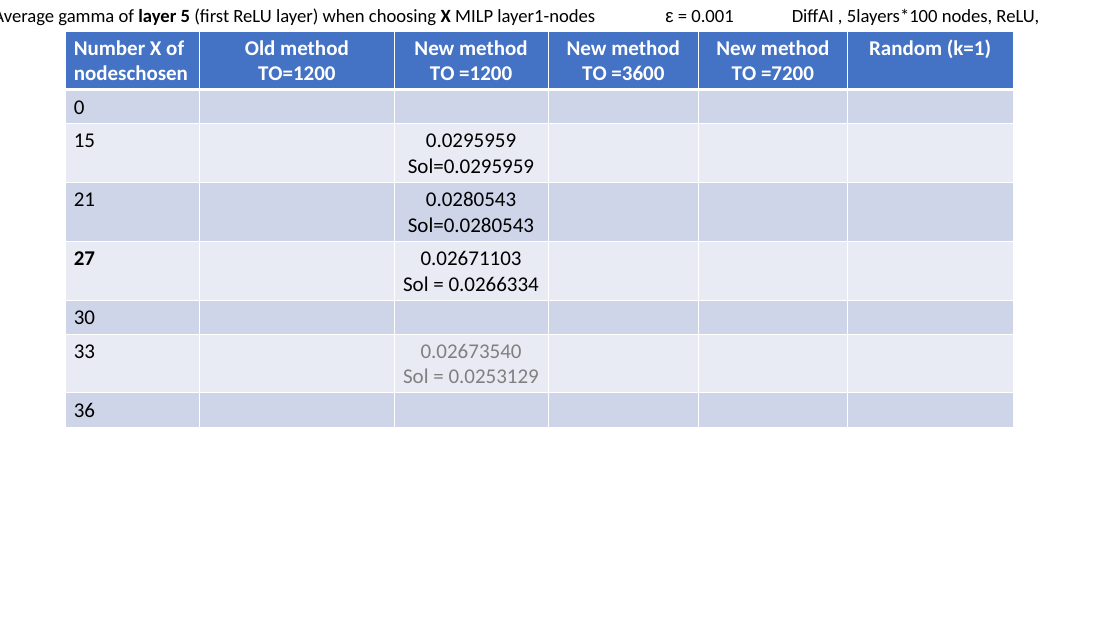
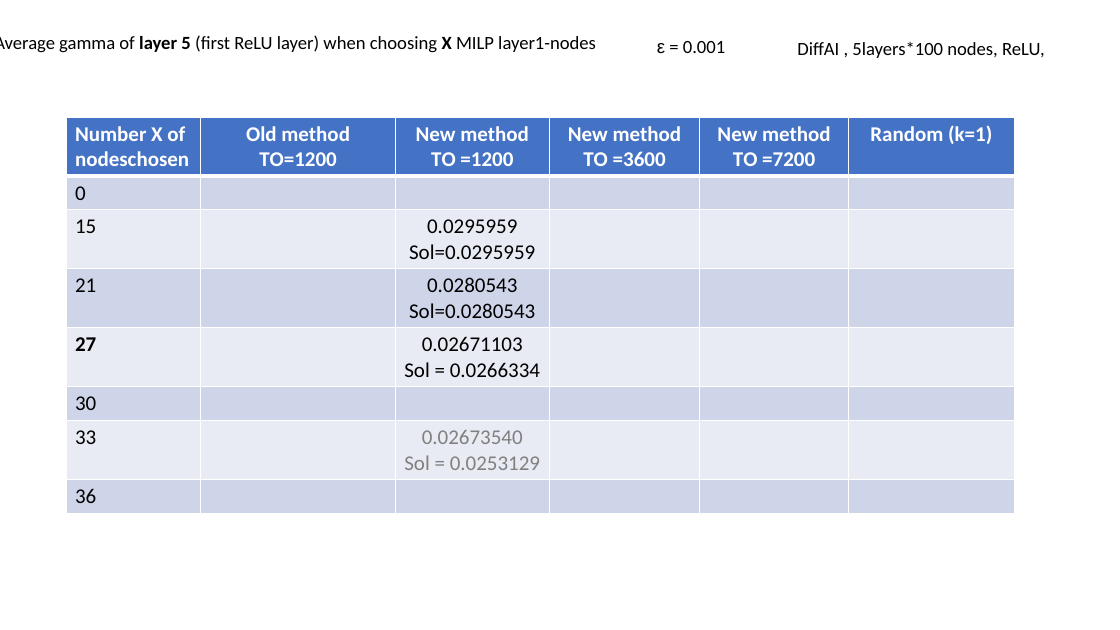
Before and after one commit to blaisegenest/vericompensate, a slide deck: slide 20 of lipschitz/Liptscitz.pptx. Drawn at 1120x630 pixels with LibreOffice and Linux fonts; fonts in the diff are those of the drawing. Boxes give left, top, right and bottom in pixels: in the first picture for what was removed or moved away, otherwise in the second. Text is boxed around its words. In the diff, an @@ line names an element or a change of style, - is before the commit and + after.

Commit message:
update table

```diff
--- a/lipschitz/Liptscitz.pptx
+++ b/lipschitz/Liptscitz.pptx
@@ text "Average gamma of layer 5 ...": place and size @@
-text "Average gamma of layer 5 ..." at bbox=[0, 8, 595, 26]
+text "Average gamma of layer 5 ..." at bbox=[0, 35, 596, 53]
@@ text "ε = 0.001": place and size @@
-text "ε = 0.001" at bbox=[665, 10, 733, 22]
+text "ε = 0.001" at bbox=[657, 41, 725, 53]
@@ text "DiffAI , 5layers*100 nodes, ReLU,": place and size @@
-text "DiffAI , 5layers*100 nodes, ReLU," at bbox=[792, 8, 1039, 25]
+text "DiffAI , 5layers*100 nodes, ReLU," at bbox=[797, 42, 1045, 58]
@@ table: place and size @@
-table at bbox=[66, 31, 1014, 427]
+table at bbox=[66, 117, 1015, 513]
```
